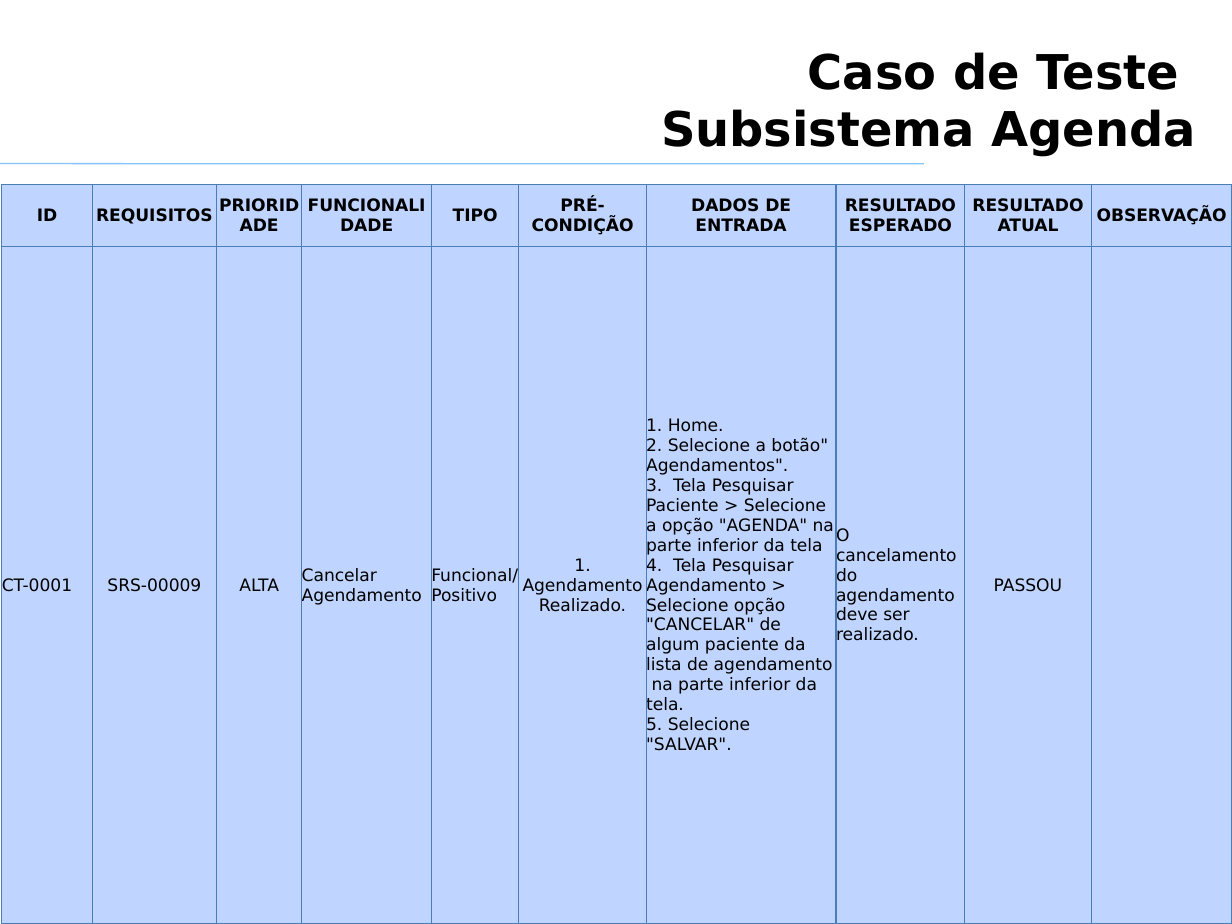
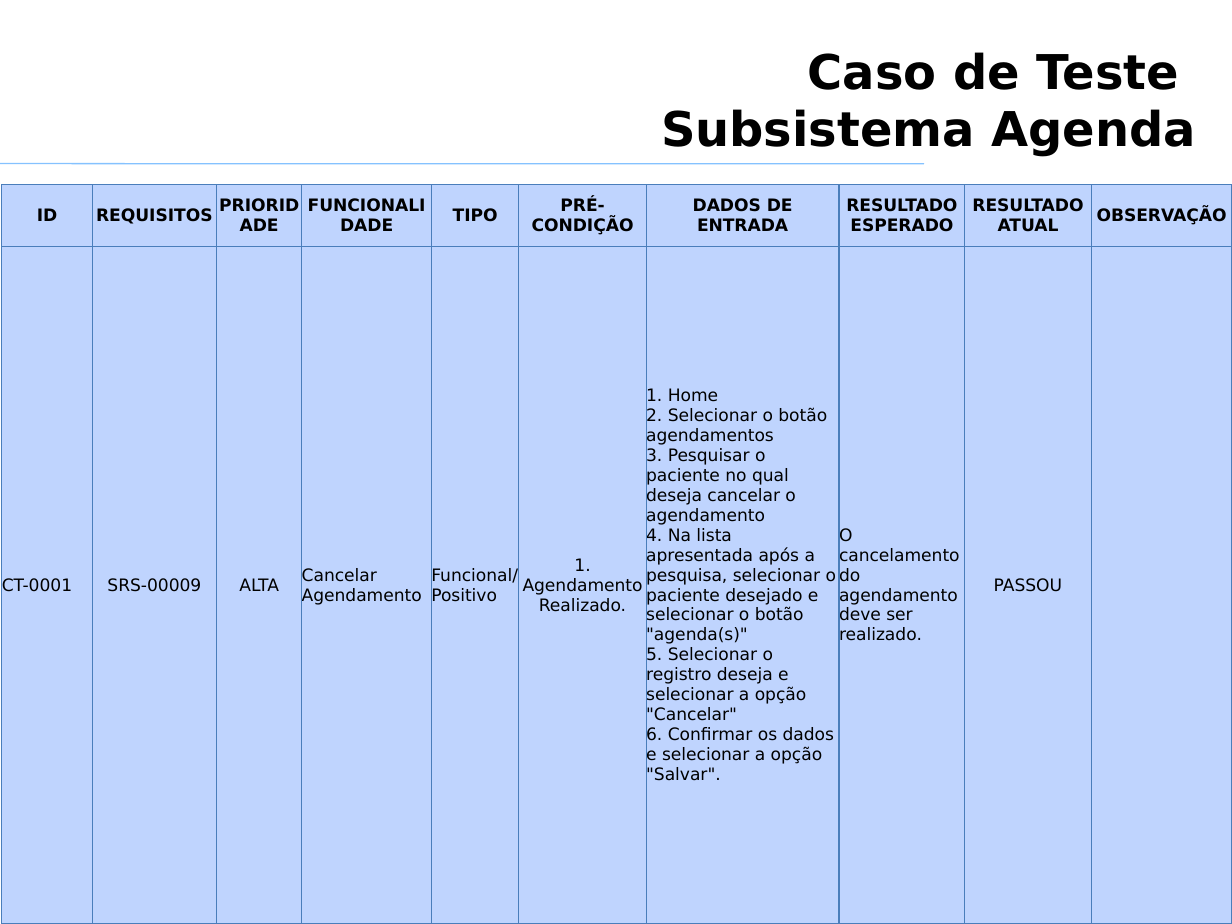
Before and after one commit to VagnerAlcantara/TCC, a slide deck: slide 20 of Qualidade de Produto de SW/Qualidade de produto de SW - TRABALHO.pptx. Drawn at 1232x924 pixels with LibreOffice and Linux fonts; fonts in the diff are those of the drawing; grey boxes stand for pictures; background and template pictures are left out. Boxes give left, top, right and bottom in pixels: in the first picture for what was removed or moved away, otherwise in the second. Text is boxed around its words. In the diff, an @@ line names an element or a change of style, - is before the commit and + after.

Commit message:
Update
Update

```diff
--- a/Qualidade de Produto de SW/Qualidade de produto de SW - TRABALHO.pptx
+++ b/Qualidade de Produto de SW/Qualidade de produto de SW - TRABALHO.pptx
@@ table at (1, 185, 1231, 924) @@
@@ row 2, column 7: "1. Home. 2. Selecione a botão" Agendamentos". 3. Tela Pesquisar Paciente > Selecione a opção "AGENDA" na parte inferior da tela 4. Tela Pesquisar Agendamento > Selecione opção "CANCELAR" de algum paciente da lista de agendamento na parte inferior da tela. 5. Selecione "SALVAR"." to "1. Home 2. Selecionar o botão agendamentos 3. Pesquisar o paciente no qual deseja cancelar o agendamento 4. Na lista apresentada após a pesquisa, selecionar o paciente desejado e selecionar o botão "agenda(s)" 5. Selecionar o registro deseja e selecionar a opção "Cancelar" 6. Confirmar os dados e selecionar a opção "Salvar"." @@
```
Also in this commit, not shown: 6 other slides changed, 1 slide added, 1 slide removed.
